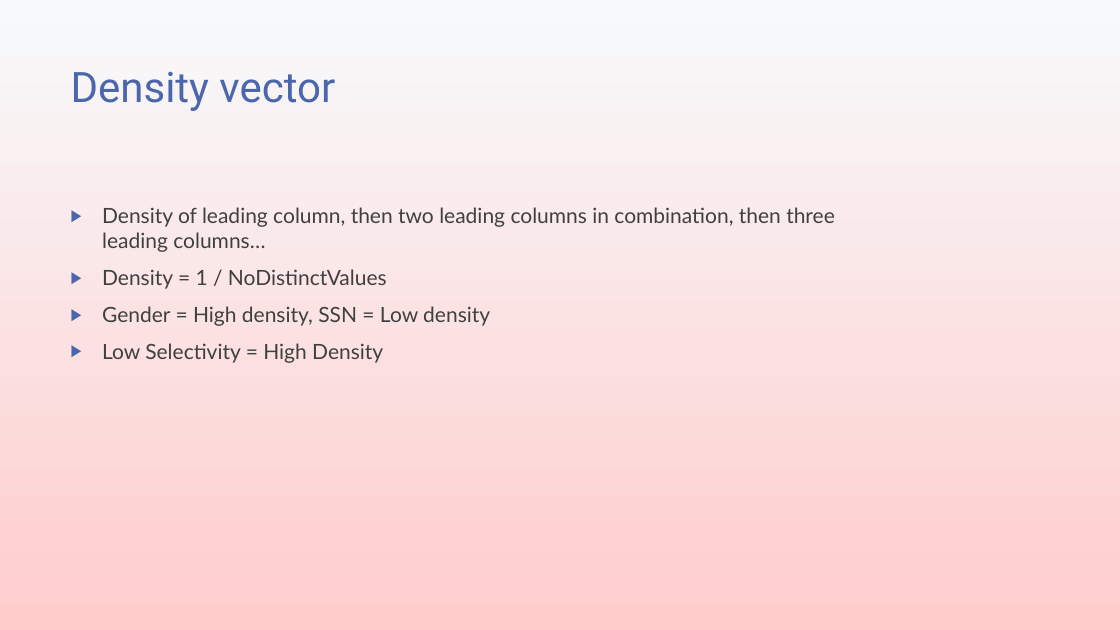
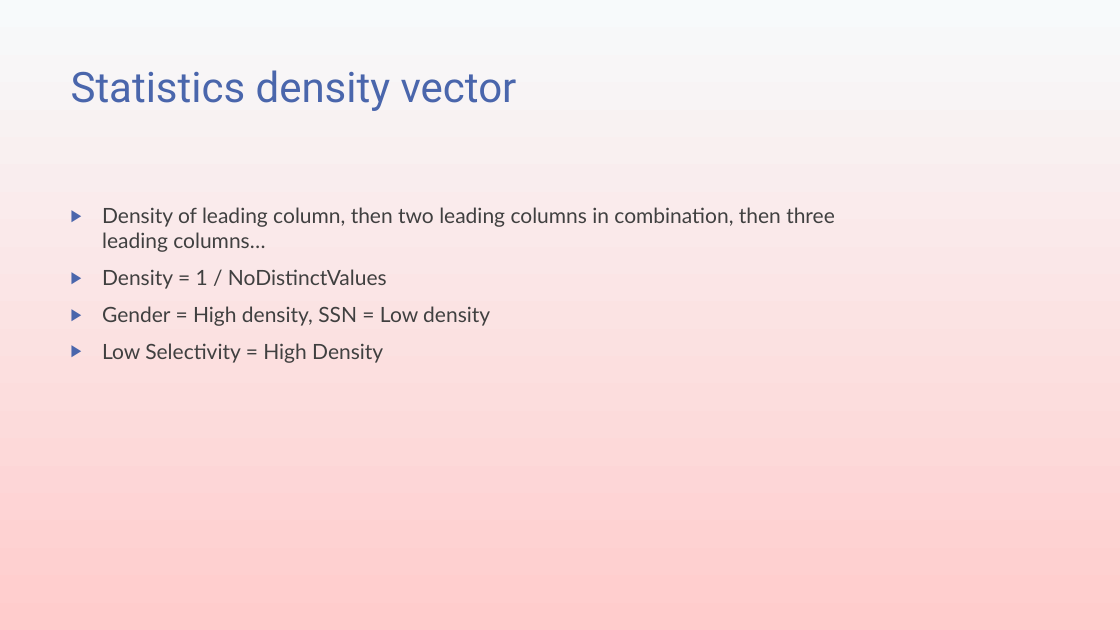
Before and after one commit to transmokopter/Presentations, a slide deck: slide 13 of Statistics an unreliable friend/SQL Saturday 971 Oslo - Statistics an unreliable friend/Statistics_An_Unreliable_Friend_Transmokopter.pptx (slide 12 before the commit). Drawn at 1120x630 pixels with LibreOffice and Linux fonts; fonts in the diff are those of the drawing; background and template pictures are left out. Boxes give left, top, right and bottom in pixels: in the first picture for what was removed or moved away, otherwise in the second. Text is boxed around its words. In the diff, an @@ line names an element or a change of style, - is before the commit and + after.

```diff
--- a/Statistics an unreliable friend/SQL Saturday 971 Oslo - Statistics an unreliable friend/Statistics_An_Unreliable_Friend_Transmokopter.pptx
+++ b/Statistics an unreliable friend/SQL Saturday 971 Oslo - Statistics an unreliable friend/Statistics_An_Unreliable_Friend_Transmokopter.pptx
@@ title at bbox=[71, 70, 517, 111]: text changed @@
-Density vector
+Statistics density vector
```
Also in this commit, not shown: 4 other slides changed, 4 slides added, 2 slides removed.
